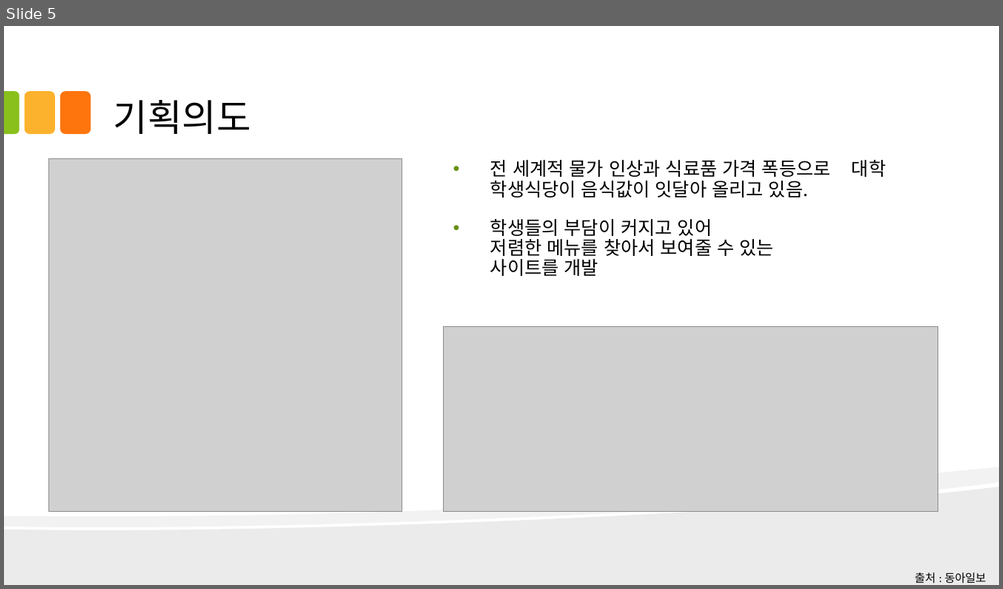
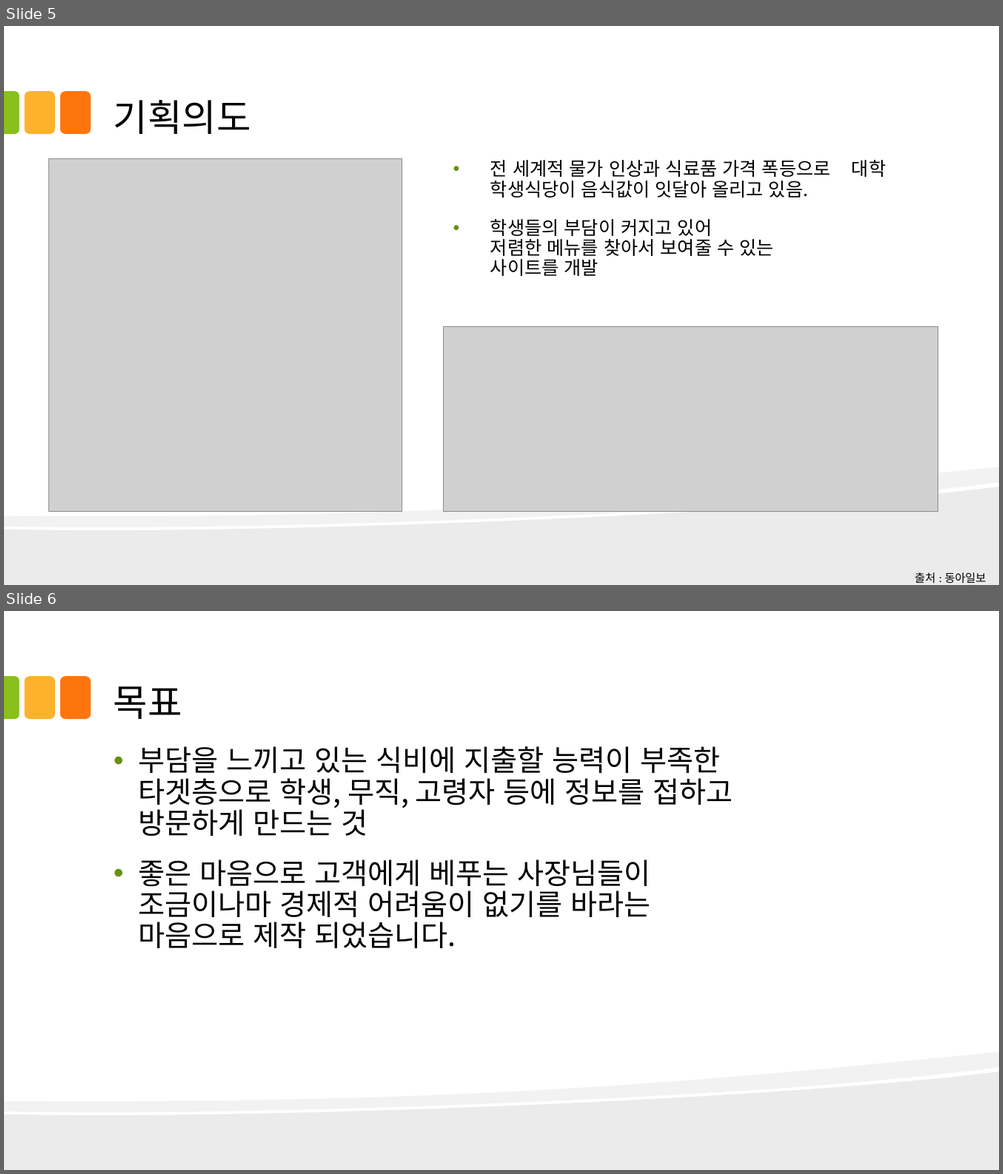
Before and after one commit to kjayvam/HTML, a slide deck: project/ppt/김영민_착한업소찾기_v.0.2.0.pptx. Shown one above the other, each under a label of ours: slide 5 before the commit, slides 5 and 6 after it. The pictures are 1003x589 and 1003x1174 pixels, drawn with LibreOffice and Linux fonts; fonts in the diff are those of the drawing; grey boxes stand for pictures. Boxes give left, top, right and bottom in pixels: in the first picture for what was removed or moved away, otherwise in the second. Text is boxed around its words. In the diff, an @@ line names an element or a change of style, - is before the commit and + after.

```diff
--- a/project/ppt/김영민_착한업소찾기_v.0.2.0.pptx
+++ b/project/ppt/김영민_착한업소찾기_v.0.2.0.pptx
@@ slide 6 added at (4,611,999,1170), background #FFFFFF; not listed: 5 template elements that a slide beside it also shows @@
@@ title added at (114,686,182,719), 36 pt, text #000000 @@
+목표
@@ text added at (138,746,733,948), 28 pt, text #000000 @@
+• 부담을 느끼고 있는 식비에 지출할 능력이 부족한 타겟층으로 학생, 무직, 고령자 등에 정보를 접하고 방문하게 만드는 것
+• 좋은 마음으로 고객에게 베푸는 사장님들이 조금이나마 경제적 어려움이 없기를 바라는 마음으로 제작 되었습니다.
```
Also in this commit, not shown: 5 slides changed, 2 other slides added, 27 slides removed, 8 other files.
